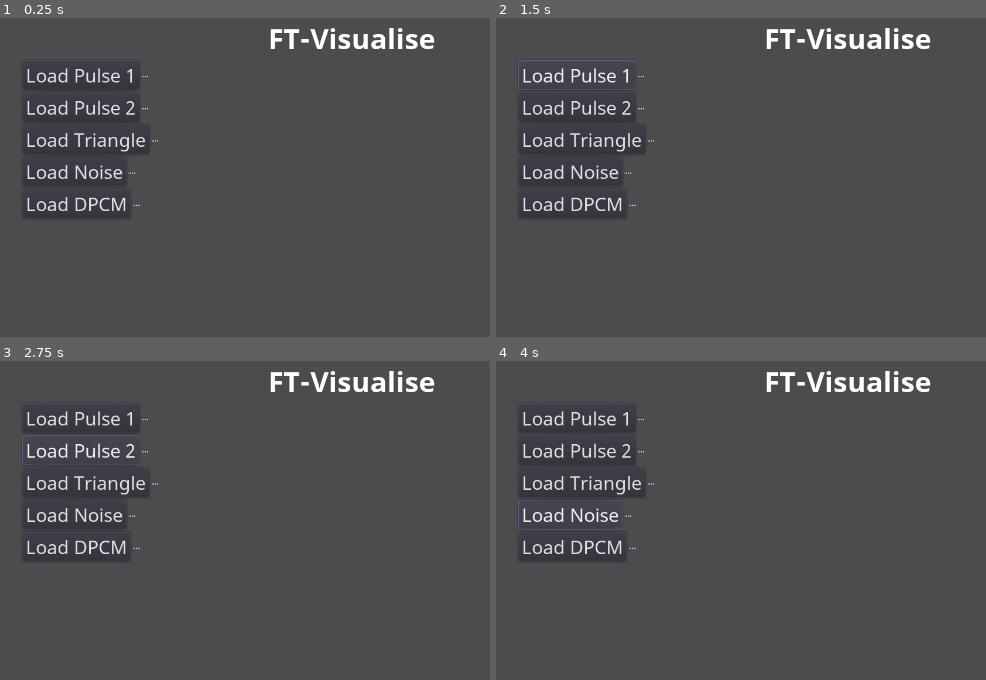
Above: before the commit, frames 1-4 (two rows, left to right).
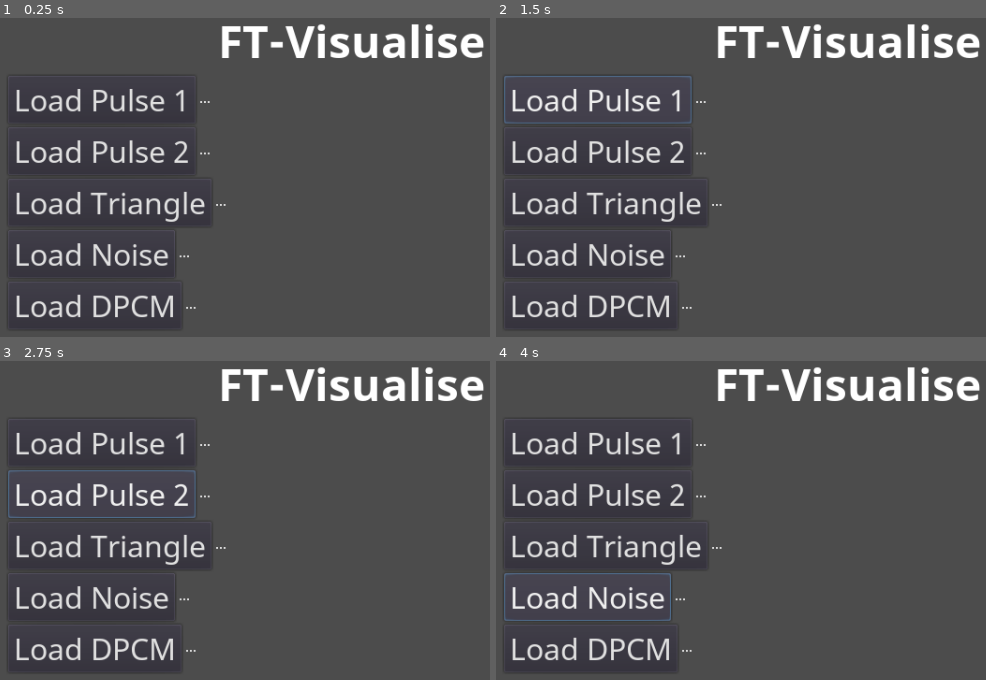
Above: after the commit, the same moments.

Repository: Boyquotes/ft-visualise
Game: Godot game, scene res://ft-visualise/Root.tscn
Two runs of this game, one before a commit and one after it. Both use one fixed random seed, a clock stepped at 60 frames per second and the inputs below.
Inputs:
- Up to frame 1 (0.25 s): no input
- Up to frame 2 (1.5 s): tap Enter at 0.5 s; click "Load Pulse 1" at 1.25 s
- Up to frame 3 (2.75 s): click "Load Pulse 2" at 2 s
- Up to frame 4 (4 s): click "Load Triangle" at 2.75 s; click "Load Noise" at 3.5 s

The runs differ from the first frame. In frame 1, 9.0% of the frame differs, in the area x 3-99%, y 1-98%; in frame 2, 9.6%, in the area x 1-99%, y 1-98%; in frame 3, 9.5%; in frame 4, 9.5%.

Commit message:
Adjust window size and margins to better condense the tooling UI

Diff:
--- a/ft-visualise/UI/Menu.tscn
+++ b/ft-visualise/UI/Menu.tscn
@@ -3,38 +3,38 @@
 [node name="Menu" type="MarginContainer"]
 anchor_right = 1.0
 anchor_bottom = 1.0
-margin_left = 120.0
-margin_top = 80.0
-margin_right = -120.0
-margin_bottom = -80.0
+margin_left = 60.0
+margin_top = 40.0
+margin_right = -60.0
+margin_bottom = -40.0
 __meta__ = {
 "_edit_use_anchors_": false
 }
 
 [node name="MenuStackContainer" type="VBoxContainer" parent="."]
-margin_right = 1126.0
-margin_bottom = 608.0
+margin_right = 734.0
+margin_bottom = 400.0
 
 [node name="TitleContainer" type="CenterContainer" parent="MenuStackContainer"]
-margin_right = 1126.0
+margin_right = 734.0
 margin_bottom = 14.0
 size_flags_vertical = 0
 
 [node name="TitleLabel" type="Label" parent="MenuStackContainer/TitleContainer"]
-margin_left = 525.0
-margin_right = 601.0
+margin_left = 329.0
+margin_right = 405.0
 margin_bottom = 14.0
 text = "FT-Visualise"
 align = 1
 
 [node name="LoadListContainer" type="VBoxContainer" parent="MenuStackContainer"]
 margin_top = 18.0
-margin_right = 1126.0
-margin_bottom = 608.0
+margin_right = 734.0
+margin_bottom = 400.0
 size_flags_vertical = 3
 
 [node name="Pulse1Container" type="HBoxContainer" parent="MenuStackContainer/LoadListContainer"]
-margin_right = 1126.0
+margin_right = 734.0
 margin_bottom = 20.0
 
 [node name="Pulse1Button" type="Button" parent="MenuStackContainer/LoadListContainer/Pulse1Container"]
@@ -51,7 +51,7 @@
 
 [node name="Pulse2Container" type="HBoxContainer" parent="MenuStackContainer/LoadListContainer"]
 margin_top = 24.0
-margin_right = 1126.0
+margin_right = 734.0
 margin_bottom = 44.0
 
 [node name="Pulse2Button" type="Button" parent="MenuStackContainer/LoadListContainer/Pulse2Container"]
@@ -68,7 +68,7 @@
 
 [node name="TriangleContainer" type="HBoxContainer" parent="MenuStackContainer/LoadListContainer"]
 margin_top = 48.0
-margin_right = 1126.0
+margin_right = 734.0
 margin_bottom = 68.0
 
 [node name="TriangleButton" type="Button" parent="MenuStackContainer/LoadListContainer/TriangleContainer"]
@@ -85,7 +85,7 @@
 
 [node name="NoiseContainer" type="HBoxContainer" parent="MenuStackContainer/LoadListContainer"]
 margin_top = 72.0
-margin_right = 1126.0
+margin_right = 734.0
 margin_bottom = 92.0
 
 [node name="NoiseButton" type="Button" parent="MenuStackContainer/LoadListContainer/NoiseContainer"]
@@ -102,7 +102,7 @@
 
 [node name="DPCMContainer" type="HBoxContainer" parent="MenuStackContainer/LoadListContainer"]
 margin_top = 96.0
-margin_right = 1126.0
+margin_right = 734.0
 margin_bottom = 116.0
 
 [node name="DPCMButton" type="Button" parent="MenuStackContainer/LoadListContainer/DPCMContainer"]
--- a/project.godot
+++ b/project.godot
@@ -16,8 +16,8 @@
 
 [display]
 
-window/size/width=1366
-window/size/height=768
+window/size/width=854
+window/size/height=480
 
 [physics]
 
